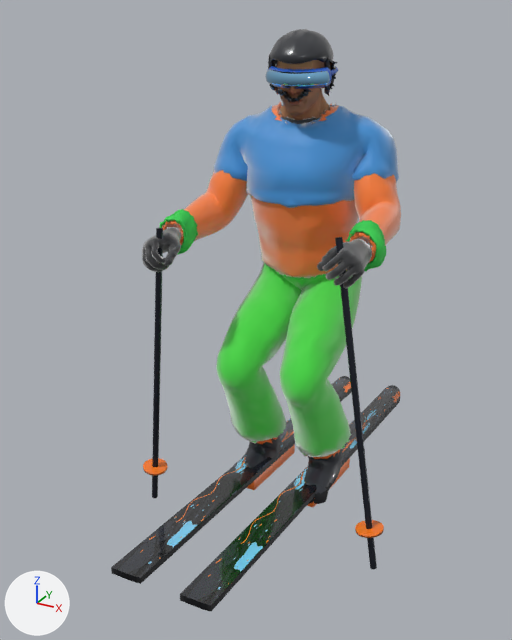
The glTF model public/models/rider-ski.glb, before and after one commit.
Rendered twice from a camera (50 mm lens) standing at (0.97, -2.07, 1.7) and looking at (-0.1, -0.13, 0.74). Arrows for +X, +Y and +Z are at lower left; the lights stay in place. The first picture is the older version. Where no turn or scale is listed for an object, it has been applied to the vertices. Vertices at exactly the same position are counted once.

The first picture shows 'equipment-pole-0', 'equipment-pole-1', 'equipment-ski-0', 'equipment-ski-1', 'feet-boots', 'hands-gloves', 'head-face', 'head-goggle-frame', 'head-helmet', 'head-strap', 'lower-pants', 'upper-cuffs', 'upper-jacket', 'upper-panel' and 6 more.
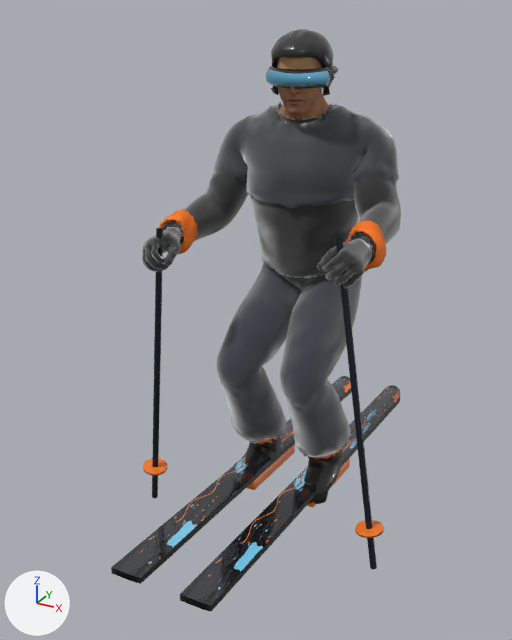
What differs and where, as boxes [x1, y1, x2, y2] in the pictures (512 x 640 px; the box of a moved part takes in the faces that stretch with it):
'lower-pants', surface changed (green to grey)
    both: [216, 263, 362, 457]
'upper-panel', surface changed (blue to grey)
    both: [214, 105, 399, 208]
'upper-jacket', surface changed (orange to grey)
    both: [162, 102, 401, 278]
'head-helmet', reshaped (7% narrower, 9% shorter)
    before: [268, 29, 337, 103]
    after: [271, 29, 335, 96]
'upper-cuffs', surface changed
    both: [159, 209, 386, 272]
'head-goggle-frame', recoloured (darker)
    both: [267, 66, 332, 89]
'head-strap', recoloured
    both: [330, 66, 338, 75]
part 1 of me_head_helmet_001, deleted
    before: [275, 88, 312, 103]
part 2 of me_head_helmet_001, moved or reshaped
    before: [268, 44, 337, 96]
    after: [271, 44, 335, 96]

What changed in the scene script:
```text
Change mat_head:
    mat_head.base_color: (0.013, 0.114, 0.631) -> (0.00368, 0.00402, 0.00518)  # blue #1e5fd0 -> black #0c0d10
Change mat_lower:
    where n2 = _N.new('ShaderNodeMix'); n2.name = 'Mix'
    n2.inputs[7].default_value: (0.0467, 0.716, 0.0423, 1.0) -> (0.0242, 0.0307, 0.0452, 1.0)  # 'B', green #3ddc3a -> 'B', dark blue #2b313c
Change mat_upper_cuff:
    where n2 = _N.new('ShaderNodeMix'); n2.name = 'Mix'
    n2.inputs[7].default_value: (0.0409, 0.651, 0.0865, 1.0) -> (1.0, 0.195, 0.0103, 1.0)  # 'B', green #39d353 -> 'B', orange #ff7a1a
Change mat_upper:
    where n2 = _N.new('ShaderNodeMix'); n2.name = 'Mix'
    n2.inputs[7].default_value: (1.0, 0.195, 0.0103, 1.0) -> (0.00368, 0.00402, 0.00518, 1.0)  # 'B', orange #ff7a1a -> 'B', black #0c0d10
Change mat_upper_panel:
    where n2 = _N.new('ShaderNodeMix'); n2.name = 'Mix'
    n2.inputs[7].default_value: (0.0284, 0.275, 0.687, 1.0) -> (0.0232, 0.0273, 0.0369, 1.0)  # 'B', blue #2f8fd8 -> 'B', dark grey #2a2e36
Change me_head_helmet_001:
    used by ob_head_helmet; location = (0.0, 0.0, 0.04)
    remove me_head_helmet_001.from_pydata(...)  # 1232 vertices, 2476 faces; spans x -0.169..0.057, y -0.032..0.208, z 1.392..1.606
    add me_head_helmet_001.from_pydata(...)  # 998 vertices, 1992 faces; spans x -0.162..0.052, y -0.026..0.208, z 1.408..1.606
    me_head_helmet_001 part 1: 6 loose pieces with 264 vertices, spanning x -0.094..0.023, y -0.027..0.031, z 1.392..1.504, are deleted
    me_head_helmet_001 part 2: 183 vertices moved from x -0.168..0.043, y -0.022..0.155, z 1.406..1.583 to x -0.159..0.039, y -0.026..0.154, z 1.408..1.582; 303 vertices removed from x -0.169..0.057, y -0.032..0.139, z 1.408..1.538; 333 vertices added at x -0.162..0.052, y -0.025..0.139, z 1.41..1.535
```
